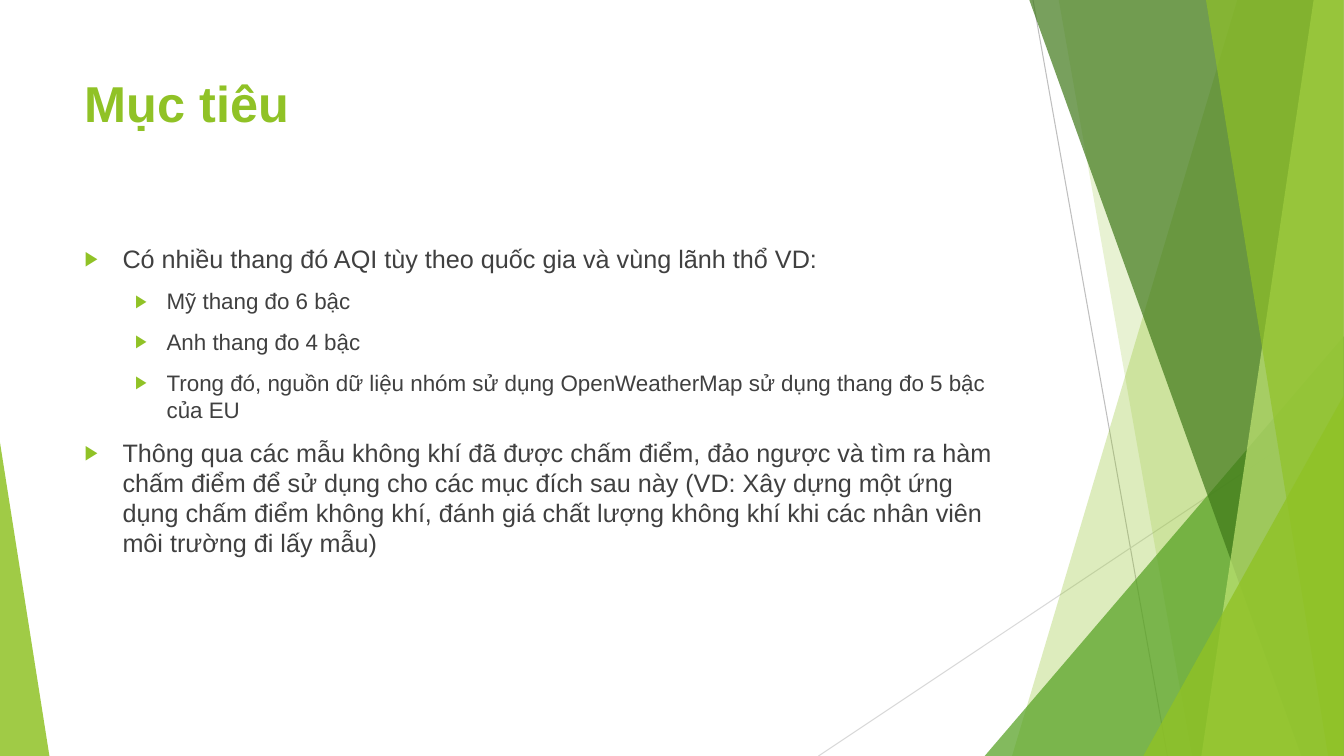
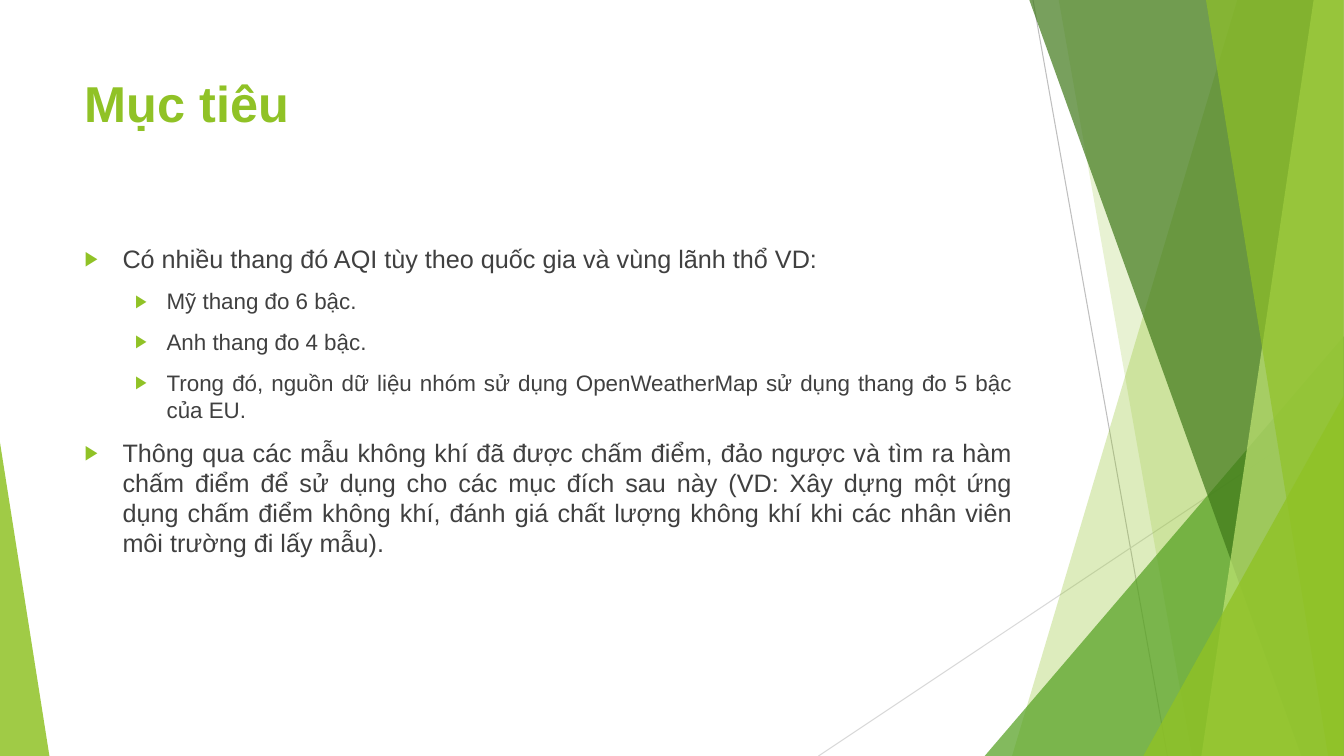
Before and after one commit to JustKidding2K/Data-science-Final-project, a slide deck: slide 3 of Slide.pptx. Drawn at 1344x756 pixels with LibreOffice and Linux fonts; fonts in the diff are those of the drawing. Boxes give left, top, right and bottom in pixels: in the first picture for what was removed or moved away, otherwise in the second. Text is boxed around its words. In the diff, an @@ line names an element or a change of style, - is before the commit and + after.

```diff
--- a/Slide.pptx
+++ b/Slide.pptx
@@ text at [123, 292, 1012, 558]: text changed @@
-  ▶ Mỹ thang đo 6 bậc
-  ▶ Anh thang đo 4 bậc
-  ▶ Trong đó, nguồn dữ liệu nhóm sử dụng OpenWeatherMap sử dụng thang đo 5 bậc của EU
-▶ Thông qua các mẫu không khí đã được chấm điểm, đảo ngược và tìm ra hàm chấm điểm để sử dụng cho các mục đích sau này (VD: Xây dựng một ứng dụng chấm điểm không khí, đánh giá chất lượng không khí khi các nhân viên môi trường đi lấy mẫu)
+  ▶ Mỹ thang đo 6 bậc.
+  ▶ Anh thang đo 4 bậc.
+  ▶ Trong đó, nguồn dữ liệu nhóm sử dụng OpenWeatherMap sử dụng thang đo 5 bậc của EU.
+▶ Thông qua các mẫu không khí đã được chấm điểm, đảo ngược và tìm ra hàm chấm điểm để sử dụng cho các mục đích sau này (VD: Xây dựng một ứng dụng chấm điểm không khí, đánh giá chất lượng không khí khi các nhân viên môi trường đi lấy mẫu).
```
Also in this commit, not shown: 15 other slides changed, 1 other file.
